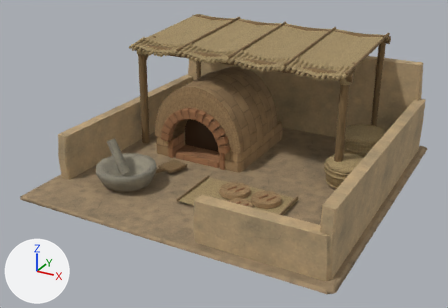
Renders of the glTF model assets/3d/sumer-buildings/bakery.glb from each side of a commit.
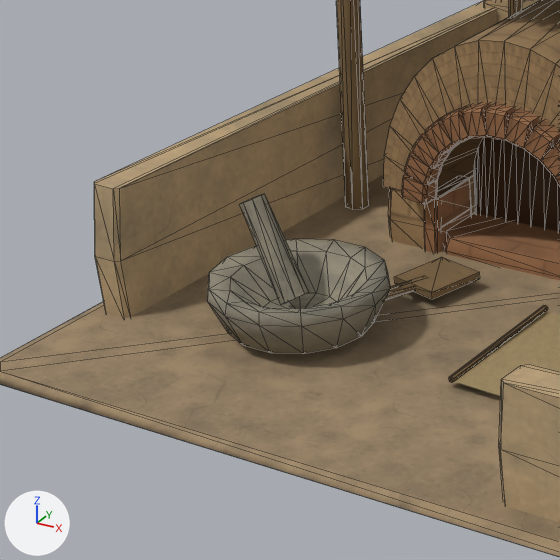
Each version appears first whole from a camera (50 mm lens) standing at (4.55, -8.89, 4.72) and looking at (-0.13, -0.39, 0.47), and next in a close-up on the part from 6% to 48% of the width and 24% to 84% of the height. Arrows for +X, +Y and +Z are at lower left; the lights stay in place. The last two pictures show the newer version. The close-ups show mesh edges as thin lines.

Script lines for the objects in view, before the commit:
```python
me_mesh_1 = bpy.data.meshes.new('Mesh_1')
me_mesh_1.from_pydata(...)  # 96 vertices, 176 faces; spans x -2.57..2.57, y -2.48..2.47, z 0.0..1.72
me_mesh_1.materials.append(mat_courtyard_plaster)
me_mesh_3 = bpy.data.meshes.new('Mesh_3')
me_mesh_3.from_pydata(...)  # 250 vertices, 436 faces; spans x -2.33..1.83, y -1.62..2.39, z 0.05..2.21
me_mesh_3.materials.append(mat_courtyard_wood)
me_mesh_7 = bpy.data.meshes.new('Mesh_7')
me_mesh_7.from_pydata(...)  # 103 vertices, 186 faces; spans x -1.901..-0.879, y -1.948..-0.952, z 0.055..0.815
me_mesh_7.materials.append(mat_courtyard_stone)
ob_original_bakery_warm_clay_plaster = bpy.data.objects.new('original-bakery-warm-clay-plaster', me_mesh_1)
ob_original_bakery_warm_clay_plaster.location = (0.0, 0.0, 0.0)
ob_original_bakery_worn_timber = bpy.data.objects.new('original-bakery-worn-timber', me_mesh_3)
ob_original_bakery_worn_timber.location = (0.0, 0.0, 0.0)
ob_workshop_bakery_courtyard_stone = bpy.data.objects.new('workshop-bakery-courtyard-stone', me_mesh_7)
ob_workshop_bakery_courtyard_stone.location = (0.0, 0.0, 0.0)
# also in view: 'original-bakery-game-door-shadow' at (-0.83, 0.29, 0.5); 'original-bakery-reed-mat' at (-0.02, 0.37, 1.12); 'original-bakery-game-raw-brick-facing' at (-0.26, 0.05, 0.75); 'original-bakery-alluvial-earth' at (0.0, 0.0, 0.03); 'original-bakery-game-fired-brick-facing' at (-0.21, 0.11, 0.55)
```
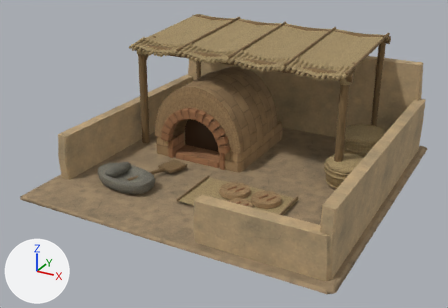
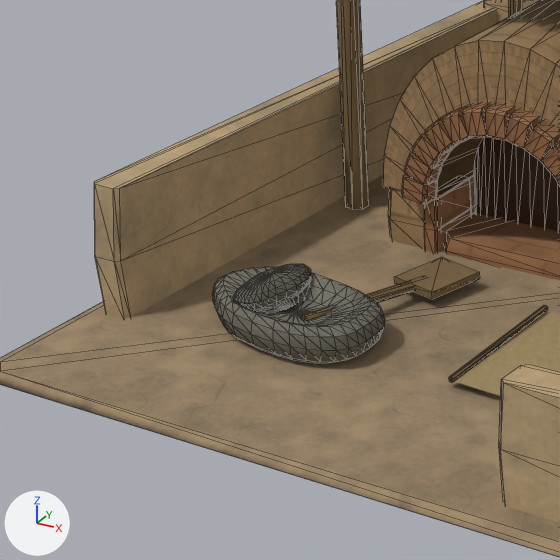
What differs and where, as boxes (x1, y1, x2, y2) in the close-ups (560 x 560 px):
'workshop-bakery-courtyard-stone', deleted: before (207, 194, 390, 354)
'workshop-bakery-handmade-yard-craft', added: after (212, 264, 385, 363)

What the commit changed:
Picture 'assets/3d/textures/courtyard/yard-craft-color.jpg' (img_assets_3d_textures_courtyard_yard_craft_color_jpg) is new.
Picture 'assets/3d/textures/courtyard/yard-craft-normal.jpg' (img_assets_3d_textures_courtyard_yard_craft_normal_jpg) is new.
Material 'handmade-yard-craft' (mat_handmade_yard_craft) is new.
Uses the picture img_assets_3d_textures_courtyard_yard_craft_color_jpg.
Uses the picture img_assets_3d_textures_courtyard_yard_craft_normal_jpg.
Mesh me_mesh_7_1 is new.
It has 452 vertices, 896 faces and spans x -1.988..-0.859, y -1.829..-1.137, z 0.055..0.379.
It uses material mat_handmade_yard_craft.
Object 'workshop-bakery-courtyard-stone' (ob_workshop_bakery_courtyard_stone) is deleted.
Object 'workshop-bakery-handmade-yard-craft' (ob_workshop_bakery_handmade_yard_craft) is new; it shows me_mesh_7_1.
Its location is (0.0, 0.0, 0.0).
